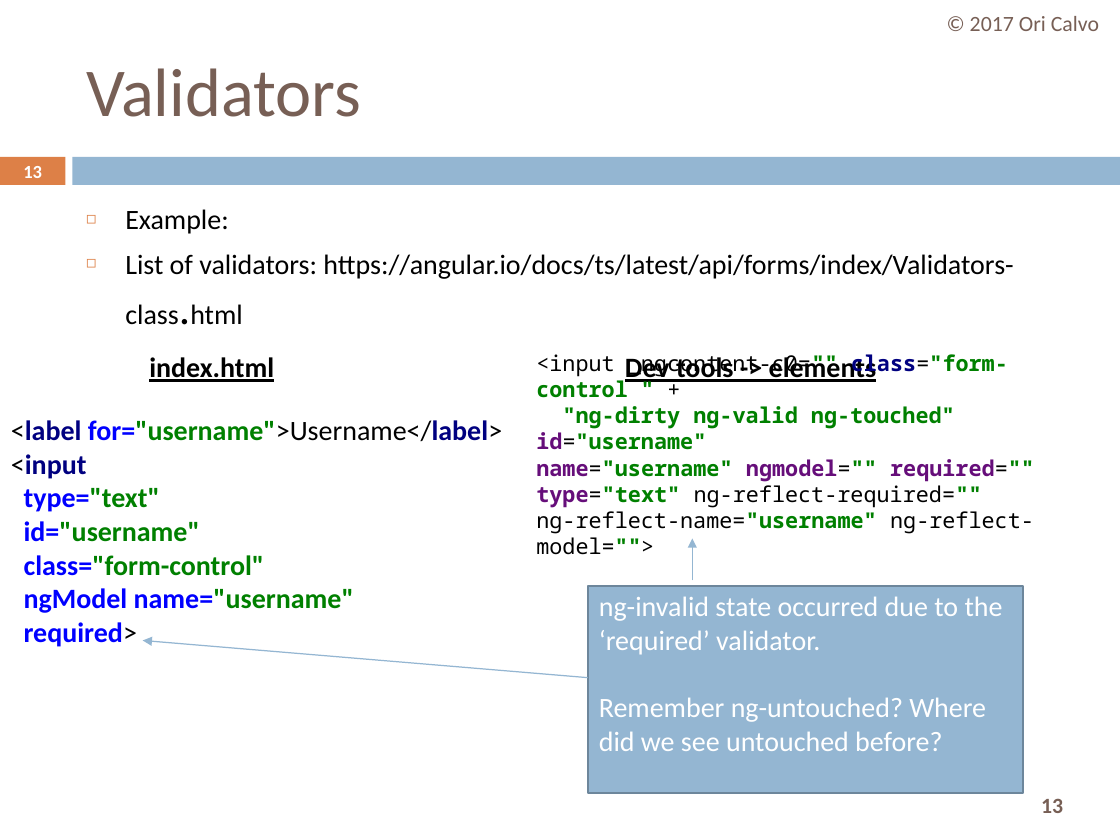
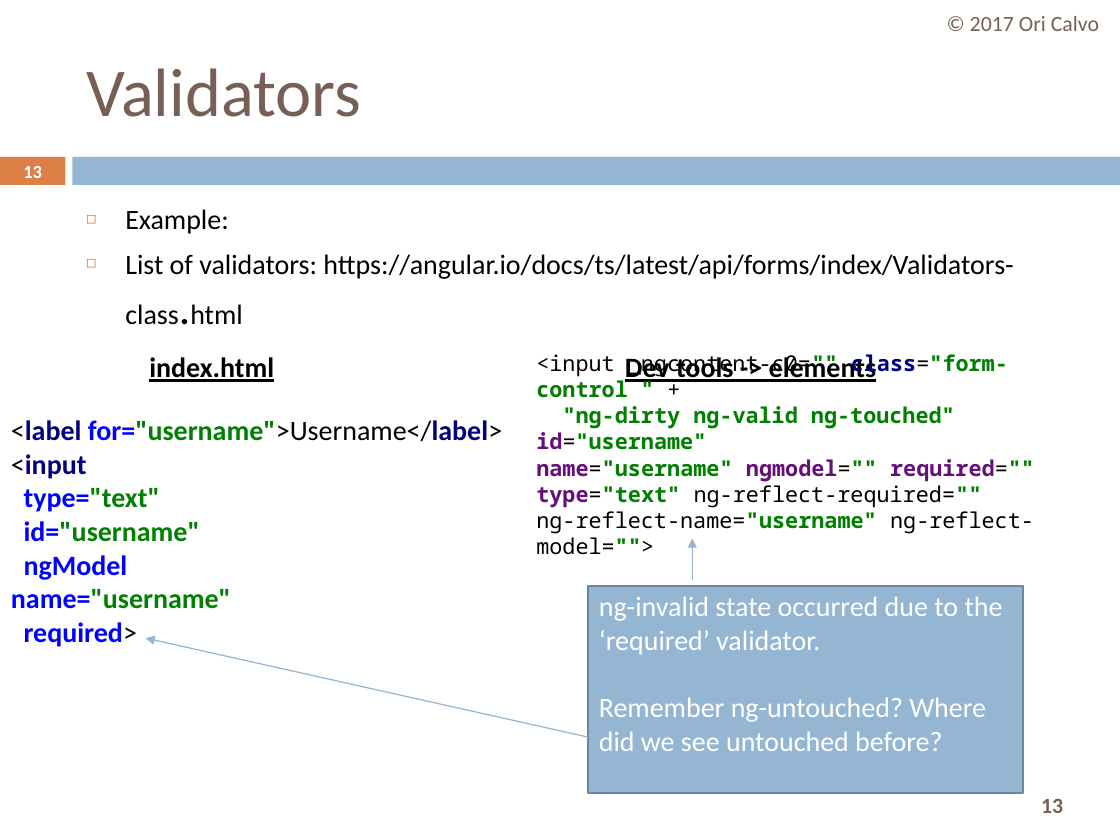
Before and after one commit to oricalvo/course-angular, a slide deck: slide 13 of PPTs/04 Forms.pptx. Drawn at 1120x840 pixels with LibreOffice and Linux fonts; fonts in the diff are those of the drawing. Boxes give left, top, right and bottom in pixels: in the first picture for what was removed or moved away, otherwise in the second. Text is boxed around its words. In the diff, an @@ line names an element or a change of style, - is before the commit and + after.

```diff
--- a/PPTs/04 Forms.pptx
+++ b/PPTs/04 Forms.pptx
@@ text at bbox=[11, 420, 502, 647]: text changed @@
-<label for="username">Username</label>
-<input
-type="text"
-id="username"
-class="form-control"
-ngModel name="username"
-required>
+<label for="username">Username</label>
+<input
+type="text"
+id="username"
+ngModel
+name="username"
+required>
@@ arrow moved from (588, 678) - (142, 641) to (588, 737) - (146, 638) @@
```
Also in this commit, not shown: 9 other slides changed.
